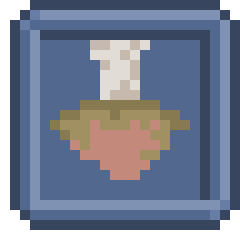
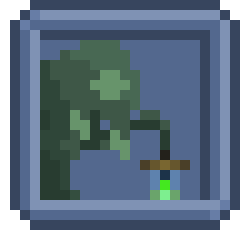
Layer changes from the first 240 x 240 image to the second:
added layer "Pasted Layer #37" above "Pasted Layer #36" over [40, 40, 190, 200]
hid "Pasted Layer #36" over [50, 40, 190, 180]
